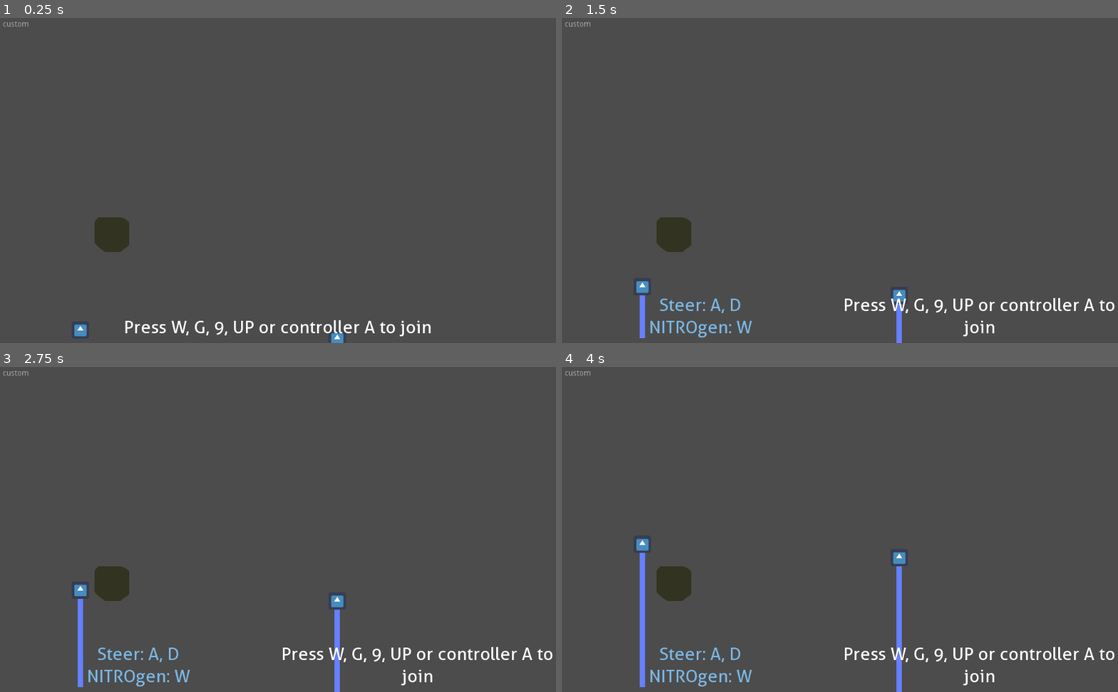
Above: before the commit, frames 1-4 (two rows, left to right).
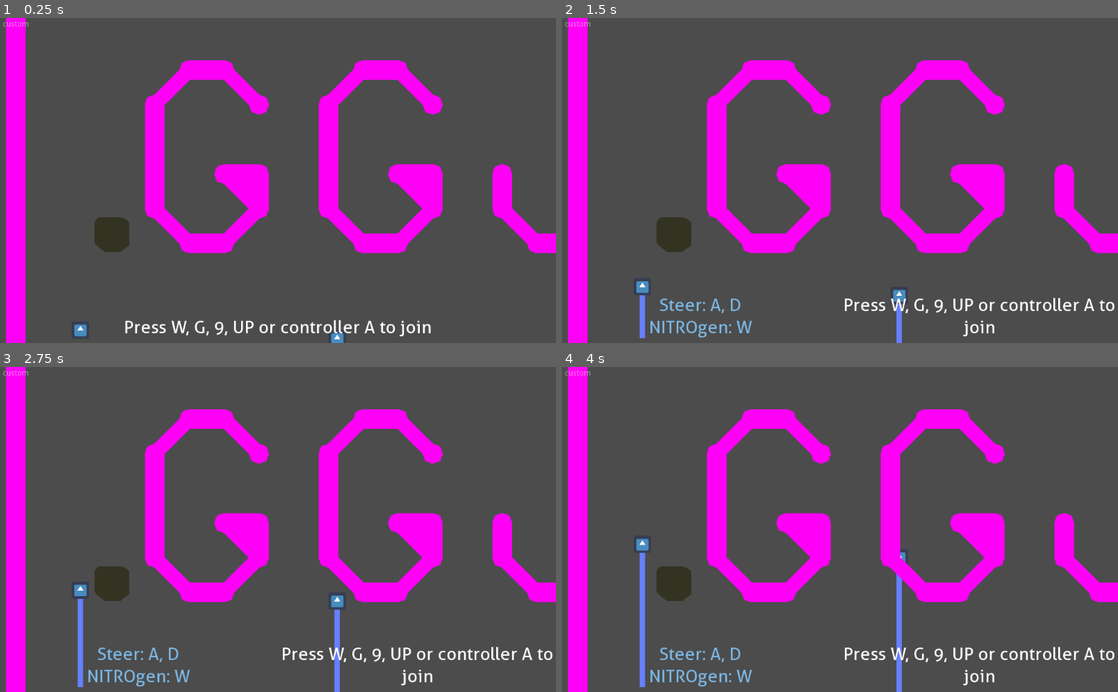
Above: after the commit, the same moments.

Repository: HedgeLizards/GGJ23
Game: Godot game, scene res://scenes/World.tscn
Same seed, same stepped clock (60 frames per second), same inputs: the game is played once before the commit and once after it. The engine's default icon, where the game draws it, is replaced by a stand-in: a white triangle on a blue panel in a dark square.
Inputs:
- Up to frame 1 (0.25 s): no input
- Up to frame 2 (1.5 s): tap W at 0.5, 1.25 s; tap Enter (start) at 0.6, 1.35 s
- Up to frame 3 (2.75 s): tap W at 2 s; tap Enter (start) at 2.1 s
- Up to frame 4 (4 s): tap W at 2.75, 3.5 s; tap Enter (start) at 2.85, 3.6 s

The runs differ from the first frame. In frame 1, 14% of the frame differs, in the area x 1-100%, y 0-100%; in frame 2, 14%; in frame 3, 14%; in frame 4, 14%.

Commit message:
add first level

Diff:
--- a/scenes/World.tscn
+++ b/scenes/World.tscn
@@ -1,10 +1,11 @@
-[gd_scene load_steps=6 format=2]
+[gd_scene load_steps=7 format=2]
 
 [ext_resource path="res://scenes/Player.tscn" type="PackedScene" id=1]
 [ext_resource path="res://scenes/VersionTag.tscn" type="PackedScene" id=2]
 [ext_resource path="res://scenes/Stone.tscn" type="PackedScene" id=3]
 [ext_resource path="res://scripts/player_scores.gd" type="Script" id=4]
 [ext_resource path="res://scenes/JoinInstructions.tscn" type="PackedScene" id=5]
+[ext_resource path="res://scenes/levels/Level_Template.tscn" type="PackedScene" id=6]
 
 [node name="World" type="Node2D"]
 
@@ -35,3 +36,13 @@
 
 [node name="Stone" parent="." instance=ExtResource( 3 )]
 position = Vector2( 206, 400 )
+
+[node name="Levels" type="Node2D" parent="."]
+
+[node name="Template" parent="Levels" instance=ExtResource( 6 )]
+position = Vector2( 0, -256 )
+
+[node name="StaticBody2D" type="StaticBody2D" parent="Levels/Template"]
+
+[node name="CollisionPolygon2D" type="CollisionPolygon2D" parent="Levels/Template/StaticBody2D"]
+polygon = PoolVector2Array( 13, 22, 13, 997, 20, 1007, 101, 1007, 115, 1002, 110, 988, 51, 931, 48, 96, 96, 43, 110, 39, 105, 20, 93, 14, 21, 14 )
